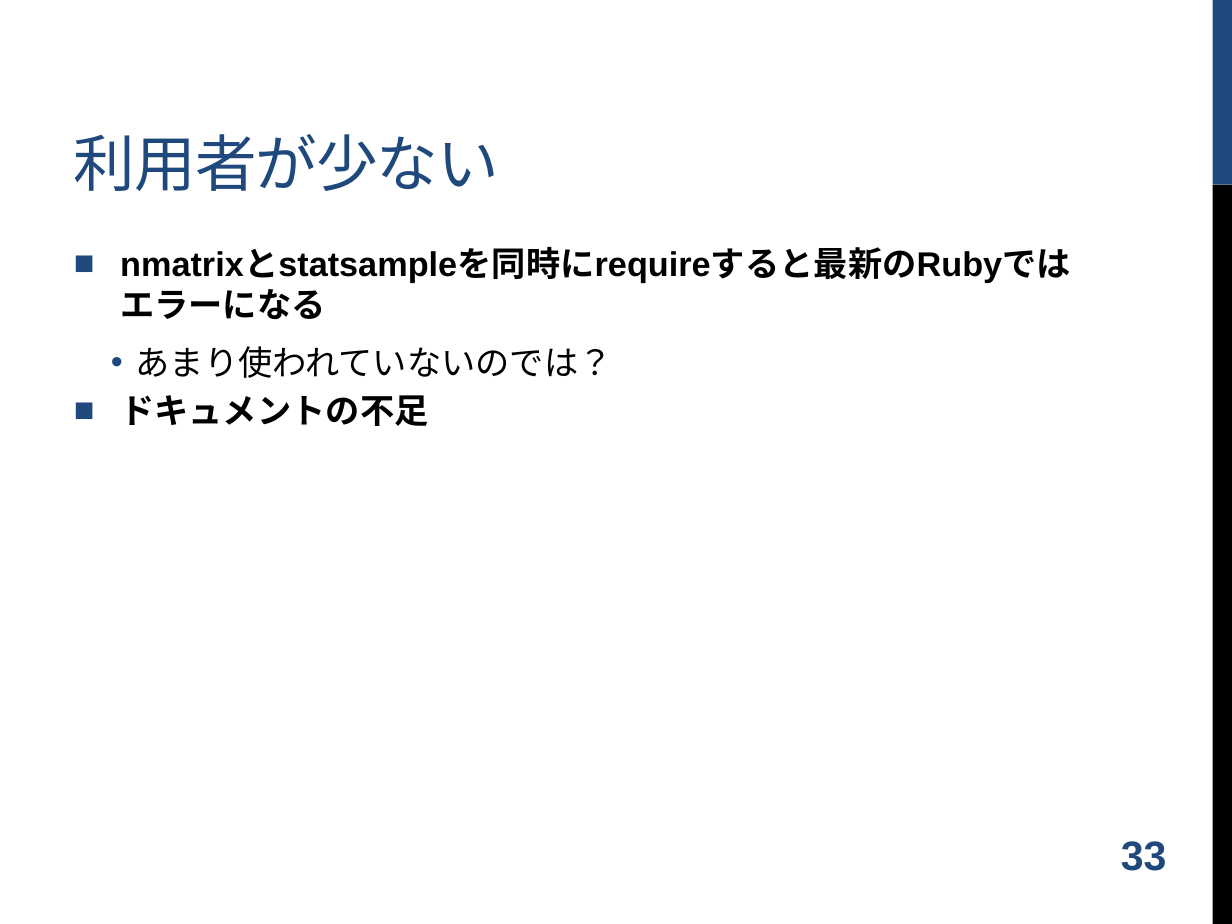
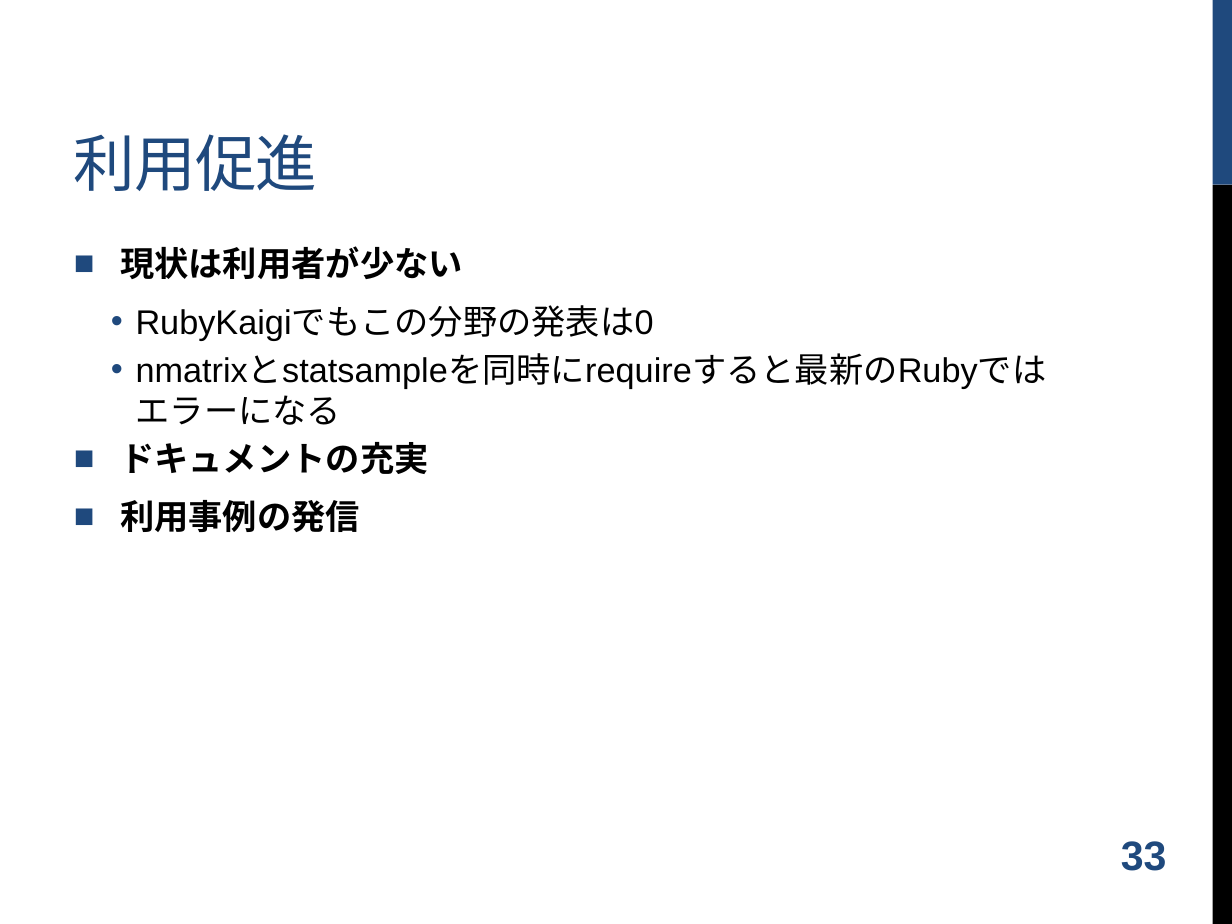
Before and after one commit to shugo/DCW2016, a slide deck: slide 34 of ruby_data_analysis.pptx. Drawn at 1232x924 pixels with LibreOffice and Linux fonts; fonts in the diff are those of the drawing; background and template pictures are left out. Boxes give left, top, right and bottom in pixels: in the first picture for what was removed or moved away, otherwise in the second. Text is boxed around its words. In the diff, an @@ line names an element or a change of style, - is before the commit and + after.

```diff
--- a/ruby_data_analysis.pptx
+++ b/ruby_data_analysis.pptx
@@ title at (74, 134, 317, 191): text changed @@
-利用者が少ない
+利用促進
@@ text "現状は利用者が少ない" at (120, 246, 654, 532): bold off in "nmatrixとstatsampleを同時にrequireすると最新のRubyではエラーになる"; bullet ■ to •; list level 1 to 2 in "nmatrixとstatsampleを同時にrequireすると最新のRubyではエラーになる" @@
@@ text at (120, 246, 654, 341): paragraphs added @@
+■ 現状は利用者が少ない
+  • RubyKaigiでもこの分野の発表は0
@@ text at (120, 442, 428, 532): text changed; bold on @@
-  • あまり使われていないのでは？
-■ ドキュメントの不足
+■ ドキュメントの充実
+■ 利用事例の発信
```
Also in this commit, not shown: 2 other slides changed, 1 slide removed, 3 other files.
